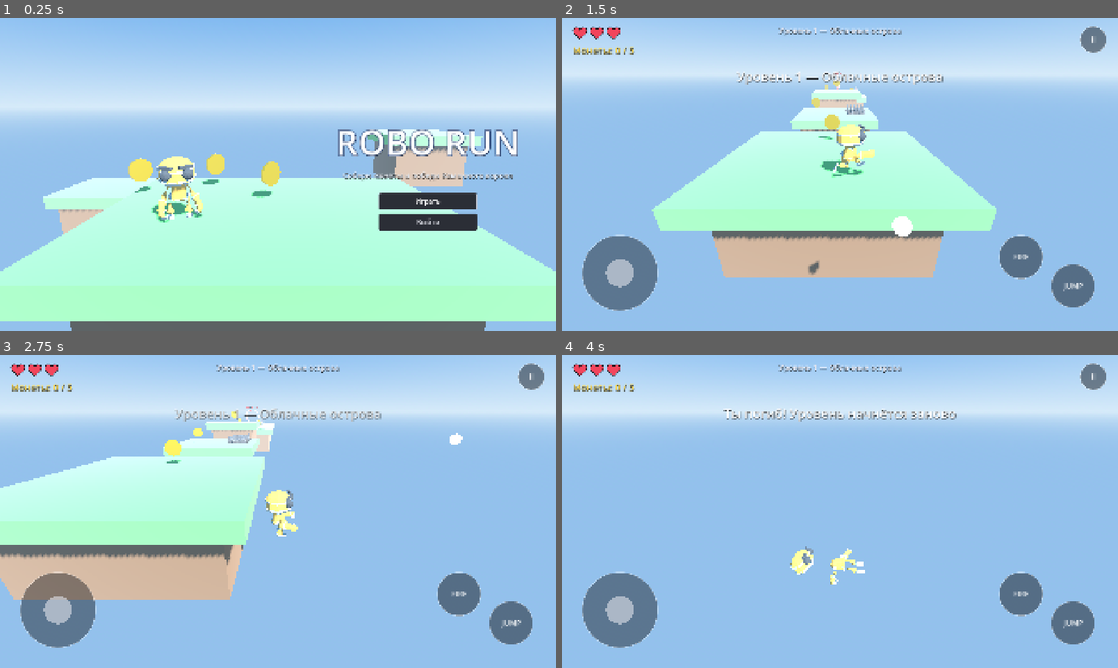
Above: before the commit, frames 1-4 (two rows, left to right).
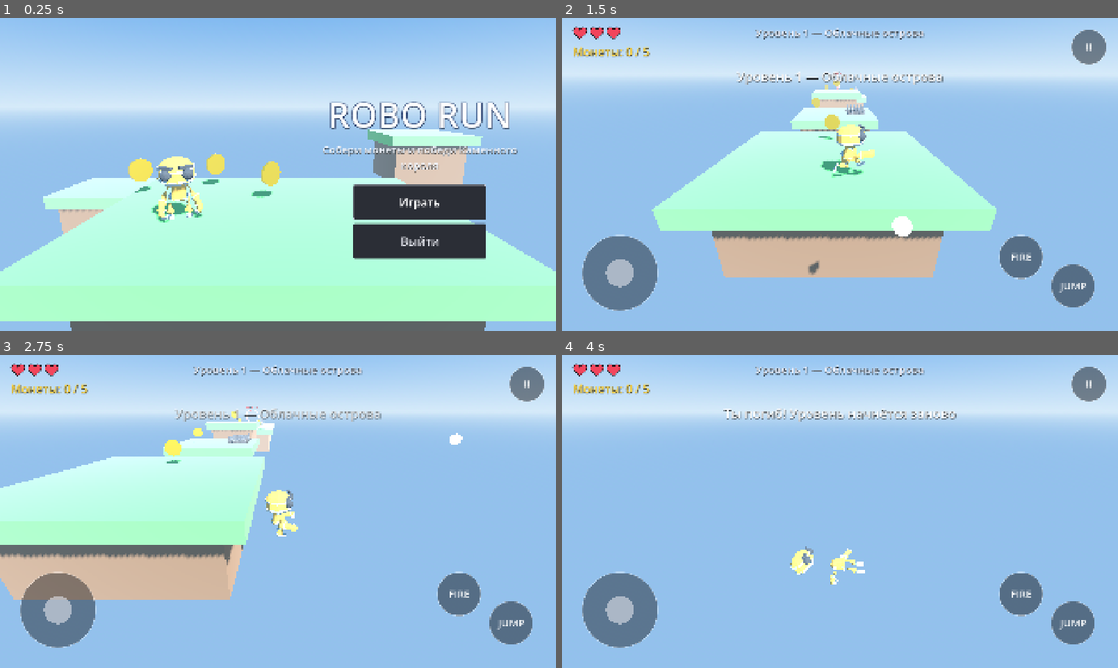
Above: after the commit, the same moments.

Repository: aesthenia/RoboRun
Game: Godot game, scene res://scenes/ui/main_menu.tscn
Two runs of this game, one before a commit and one after it. Both use one fixed random seed, a clock stepped at 60 frames per second and the inputs below.
Inputs (mouse positions are in pixels of both pictures, inside the frame that each line leads up to):
- Up to frame 1 (0.25 s): no input
- Up to frame 2 (1.5 s): click "Играть" at 0.5 s; tap Enter at 1.25 s; move the mouse to (962, 158) at 1.27 s; press the mouse at (962, 158) at 1.28 s; hold D (move_right) from 1.28 s (still down)
- Up to frame 3 (2.75 s): tap Space (jump) at 1.52 s; release D (move_right) at 2 s; release the mouse at (400, 495) at 2 s; drag from (166, 527) to (250, 574) at 2.02 s
- Up to frame 4 (4 s): move the mouse to (895, 442) at 2.77 s; press the mouse at (895, 442) at 2.78 s; hold D (move_right) 2.78-3.5 s; release the mouse at (895, 442) at 3.5 s; drag from (812, 574) to (673, 464) at 3.52 s

The runs differ from the first frame. In frame 1, 8.1% of the frame differs, in the area x 58-94%, y 26-78%; in frame 2, 1.4%; in frame 3, 1.4%; in frame 4, 1.4%.

Commit message:
Put menu, HUD, pause and touch controls in SafeArea; 120px buttons, 36px+ text

Diff:
--- a/scenes/ui/hud.tscn
+++ b/scenes/ui/hud.tscn
@@ -3,6 +3,7 @@
 [ext_resource type="Script" path="res://scripts/ui/hud.gd" id="1_bo48s"]
 [ext_resource type="Theme" path="res://ui/theme.tres" id="2_8qguk"]
 [ext_resource type="Script" path="res://scripts/ui/hearts.gd" id="3_136eg"]
+[ext_resource type="Script" path="res://scripts/ui/safe_area.gd" id="9_safe"]
 
 [sub_resource type="StyleBoxFlat" id="StyleBoxFlat_oj5la"]
 bg_color = Color(0.1, 0.1, 0.12, 0.8)
@@ -30,7 +31,15 @@
 mouse_filter = 2
 theme = ExtResource("2_8qguk")
 
-[node name="TopLeft" type="VBoxContainer" parent="Root" unique_id=1414288334]
+[node name="SafeArea" type="Control" parent="Root" unique_id=731940001]
+layout_mode = 3
+anchors_preset = 15
+anchor_right = 1.0
+anchor_bottom = 1.0
+mouse_filter = 2
+script = ExtResource("9_safe")
+
+[node name="TopLeft" type="VBoxContainer" parent="Root/SafeArea" unique_id=1414288334]
 layout_mode = 0
 offset_left = 36.0
 offset_top = 28.0
@@ -38,23 +47,23 @@
 offset_bottom = 28.0
 mouse_filter = 2
 
-[node name="Hearts" type="Control" parent="Root/TopLeft" unique_id=44862156]
+[node name="Hearts" type="Control" parent="Root/SafeArea/TopLeft" unique_id=44862156]
 unique_name_in_owner = true
 custom_minimum_size = Vector2(200, 56)
 layout_mode = 2
 mouse_filter = 2
 script = ExtResource("3_136eg")
 
-[node name="CoinsLabel" type="Label" parent="Root/TopLeft" unique_id=159601650]
+[node name="CoinsLabel" type="Label" parent="Root/SafeArea/TopLeft" unique_id=159601650]
 unique_name_in_owner = true
 layout_mode = 2
-theme_override_font_sizes/font_size = 32
+theme_override_font_sizes/font_size = 40
 theme_override_colors/font_color = Color(1, 0.85, 0.3, 1)
 theme_override_colors/font_shadow_color = Color(0, 0, 0, 0.55)
 theme_override_constants/shadow_offset_y = 3
 text = "Монеты: 0 / 0"
 
-[node name="LevelLabel" type="Label" parent="Root" unique_id=1069097892]
+[node name="LevelLabel" type="Label" parent="Root/SafeArea" unique_id=1069097892]
 unique_name_in_owner = true
 layout_mode = 0
 anchor_left = 0.5
@@ -62,13 +71,13 @@
 offset_left = -400.0
 offset_top = 24.0
 offset_right = 400.0
-theme_override_font_sizes/font_size = 26
+theme_override_font_sizes/font_size = 36
 theme_override_colors/font_color = Color(0.95, 0.96, 1, 1)
 theme_override_colors/font_shadow_color = Color(0, 0, 0, 0.55)
 theme_override_constants/shadow_offset_y = 3
 horizontal_alignment = 1
 
-[node name="MessageLabel" type="Label" parent="Root" unique_id=475260832]
+[node name="MessageLabel" type="Label" parent="Root/SafeArea" unique_id=475260832]
 unique_name_in_owner = true
 layout_mode = 0
 anchor_left = 0.5
@@ -82,26 +91,26 @@
 theme_override_constants/shadow_offset_y = 3
 horizontal_alignment = 1
 
-[node name="BossBox" type="VBoxContainer" parent="Root" unique_id=1930096712]
+[node name="BossBox" type="VBoxContainer" parent="Root/SafeArea" unique_id=1930096712]
 unique_name_in_owner = true
 layout_mode = 0
 anchor_left = 0.5
 anchor_right = 0.5
 offset_left = -360.0
-offset_top = 70.0
+offset_top = 80.0
 offset_right = 360.0
 mouse_filter = 2
 
-[node name="BossName" type="Label" parent="Root/BossBox" unique_id=1711164489]
+[node name="BossName" type="Label" parent="Root/SafeArea/BossBox" unique_id=1711164489]
 layout_mode = 2
-theme_override_font_sizes/font_size = 30
+theme_override_font_sizes/font_size = 36
 theme_override_colors/font_color = Color(1, 0.75, 0.6, 1)
 theme_override_colors/font_shadow_color = Color(0, 0, 0, 0.55)
 theme_override_constants/shadow_offset_y = 3
 text = "Каменный король"
 horizontal_alignment = 1
 
-[node name="BossBar" type="ProgressBar" parent="Root/BossBox" unique_id=435780386]
+[node name="BossBar" type="ProgressBar" parent="Root/SafeArea/BossBox" unique_id=435780386]
 unique_name_in_owner = true
 custom_minimum_size = Vector2(720, 26)
 layout_mode = 2
@@ -121,41 +130,49 @@
 anchor_bottom = 1.0
 color = Color(0, 0, 0, 0.55)
 
-[node name="Center" type="CenterContainer" parent="Root/PauseMenu" unique_id=2032668692]
+[node name="SafeArea" type="Control" parent="Root/PauseMenu" unique_id=731940002]
+layout_mode = 3
+anchors_preset = 15
+anchor_right = 1.0
+anchor_bottom = 1.0
+mouse_filter = 2
+script = ExtResource("9_safe")
+
+[node name="Center" type="CenterContainer" parent="Root/PauseMenu/SafeArea" unique_id=2032668692]
 layout_mode = 0
 anchor_right = 1.0
 anchor_bottom = 1.0
 
-[node name="Card" type="PanelContainer" parent="Root/PauseMenu/Center" unique_id=1340251220]
+[node name="Card" type="PanelContainer" parent="Root/PauseMenu/SafeArea/Center" unique_id=1340251220]
 layout_mode = 2
 
-[node name="VBox" type="VBoxContainer" parent="Root/PauseMenu/Center/Card" unique_id=1059978057]
+[node name="VBox" type="VBoxContainer" parent="Root/PauseMenu/SafeArea/Center/Card" unique_id=1059978057]
 layout_mode = 2
-theme_override_constants/separation = 12
+theme_override_constants/separation = 20
 
-[node name="Title" type="Label" parent="Root/PauseMenu/Center/Card/VBox" unique_id=1501174436]
+[node name="Title" type="Label" parent="Root/PauseMenu/SafeArea/Center/Card/VBox" unique_id=1501174436]
 layout_mode = 2
-theme_override_font_sizes/font_size = 40
+theme_override_font_sizes/font_size = 56
 theme_override_colors/font_color = Color(1, 1, 1, 1)
 theme_override_colors/font_shadow_color = Color(0, 0, 0, 0.55)
 theme_override_constants/shadow_offset_y = 3
 text = "Пауза"
 horizontal_alignment = 1
 
-[node name="BtnResume" type="Button" parent="Root/PauseMenu/Center/Card/VBox" unique_id=1475864628]
+[node name="BtnResume" type="Button" parent="Root/PauseMenu/SafeArea/Center/Card/VBox" unique_id=1475864628]
 unique_name_in_owner = true
-custom_minimum_size = Vector2(340, 0)
+custom_minimum_size = Vector2(460, 120)
 layout_mode = 2
 text = "Продолжить"
 
-[node name="BtnRestart" type="Button" parent="Root/PauseMenu/Center/Card/VBox" unique_id=1918066312]
+[node name="BtnRestart" type="Button" parent="Root/PauseMenu/SafeArea/Center/Card/VBox" unique_id=1918066312]
 unique_name_in_owner = true
-custom_minimum_size = Vector2(340, 0)
+custom_minimum_size = Vector2(460, 120)
 layout_mode = 2
 text = "Заново"
 
-[node name="BtnMenu" type="Button" parent="Root/PauseMenu/Center/Card/VBox" unique_id=1317410925]
+[node name="BtnMenu" type="Button" parent="Root/PauseMenu/SafeArea/Center/Card/VBox" unique_id=1317410925]
 unique_name_in_owner = true
-custom_minimum_size = Vector2(340, 0)
+custom_minimum_size = Vector2(460, 120)
 layout_mode = 2
 text = "Главное меню"
--- a/scenes/ui/main_menu.tscn
+++ b/scenes/ui/main_menu.tscn
@@ -4,6 +4,7 @@
 [ext_resource type="PackedScene" path="res://assets/models/robot.glb" id="2_x2yvf"]
 [ext_resource type="PackedScene" path="res://scenes/objects/coin.tscn" id="3_uhagc"]
 [ext_resource type="Theme" path="res://ui/theme.tres" id="4_btxxm"]
+[ext_resource type="Script" path="res://scripts/ui/safe_area.gd" id="9_safe"]
 
 [sub_resource type="ProceduralSkyMaterial" id="ProceduralSkyMaterial_wb0q5"]
 sky_top_color = Color(0.25, 0.48, 0.85, 1)
@@ -111,20 +112,28 @@
 mouse_filter = 2
 theme = ExtResource("4_btxxm")
 
-[node name="Column" type="VBoxContainer" parent="UI/Root" unique_id=455924135]
+[node name="SafeArea" type="Control" parent="UI/Root" unique_id=731940004]
+layout_mode = 3
+anchors_preset = 15
+anchor_right = 1.0
+anchor_bottom = 1.0
+mouse_filter = 2
+script = ExtResource("9_safe")
+
+[node name="Column" type="VBoxContainer" parent="UI/Root/SafeArea" unique_id=455924135]
 layout_mode = 0
 anchor_left = 1.0
 anchor_top = 0.5
 anchor_right = 1.0
 anchor_bottom = 0.5
-offset_left = -760.0
-offset_top = -260.0
-offset_right = -160.0
-offset_bottom = 260.0
+offset_left = -820.0
+offset_top = -320.0
+offset_right = -120.0
+offset_bottom = 320.0
 theme_override_constants/separation = 14
 alignment = 1
 
-[node name="Title" type="Label" parent="UI/Root/Column" unique_id=1415877689]
+[node name="Title" type="Label" parent="UI/Root/SafeArea/Column" unique_id=1415877689]
 layout_mode = 2
 theme_override_font_sizes/font_size = 120
 theme_override_colors/font_color = Color(1, 1, 1, 1)
@@ -135,29 +144,30 @@
 text = "ROBO RUN"
 horizontal_alignment = 1
 
-[node name="Subtitle" type="Label" parent="UI/Root/Column" unique_id=1794252817]
+[node name="Subtitle" type="Label" parent="UI/Root/SafeArea/Column" unique_id=1794252817]
 layout_mode = 2
-theme_override_font_sizes/font_size = 26
+theme_override_font_sizes/font_size = 36
 theme_override_colors/font_color = Color(0.95, 0.97, 1, 1)
 theme_override_colors/font_shadow_color = Color(0, 0, 0, 0.55)
 theme_override_constants/shadow_offset_y = 3
 text = "Собери монеты и победи Каменного короля"
 horizontal_alignment = 1
+autowrap_mode = 3
 
-[node name="Gap" type="Control" parent="UI/Root/Column" unique_id=1807691551]
+[node name="Gap" type="Control" parent="UI/Root/SafeArea/Column" unique_id=1807691551]
 custom_minimum_size = Vector2(0, 16)
 layout_mode = 2
 
-[node name="BtnPlay" type="Button" parent="UI/Root/Column" unique_id=428700702]
+[node name="BtnPlay" type="Button" parent="UI/Root/SafeArea/Column" unique_id=428700702]
 unique_name_in_owner = true
-custom_minimum_size = Vector2(340, 0)
+custom_minimum_size = Vector2(460, 120)
 layout_mode = 2
 size_flags_horizontal = 4
 text = "Играть"
 
-[node name="BtnQuit" type="Button" parent="UI/Root/Column" unique_id=2065655515]
+[node name="BtnQuit" type="Button" parent="UI/Root/SafeArea/Column" unique_id=2065655515]
 unique_name_in_owner = true
-custom_minimum_size = Vector2(340, 0)
+custom_minimum_size = Vector2(460, 120)
 layout_mode = 2
 size_flags_horizontal = 4
 text = "Выйти"
--- a/scenes/ui/touch_controls.tscn
+++ b/scenes/ui/touch_controls.tscn
@@ -4,6 +4,7 @@
 [ext_resource type="Theme" path="res://ui/theme.tres" id="2_sayjt"]
 [ext_resource type="Script" path="res://scripts/input/virtual_stick.gd" id="3_vs7rr"]
 [ext_resource type="Script" path="res://scripts/input/touch_button.gd" id="4_0l8t7"]
+[ext_resource type="Script" path="res://scripts/ui/safe_area.gd" id="9_safe"]
 
 [node name="TouchControls" type="CanvasLayer" unique_id=427838577]
 script = ExtResource("1_nk8ty")
@@ -16,7 +17,15 @@
 mouse_filter = 2
 theme = ExtResource("2_sayjt")
 
-[node name="Stick" type="Control" parent="Root" unique_id=1940830592]
+[node name="SafeArea" type="Control" parent="Root" unique_id=731940003]
+layout_mode = 3
+anchors_preset = 15
+anchor_right = 1.0
+anchor_bottom = 1.0
+mouse_filter = 2
+script = ExtResource("9_safe")
+
+[node name="Stick" type="Control" parent="Root/SafeArea" unique_id=1940830592]
 anchors_preset = 0
 anchor_top = 1.0
 anchor_bottom = 1.0
@@ -27,7 +36,7 @@
 mouse_filter = 2
 script = ExtResource("3_vs7rr")
 
-[node name="Jump" type="Control" parent="Root" unique_id=1298522327]
+[node name="Jump" type="Control" parent="Root/SafeArea" unique_id=1298522327]
 anchors_preset = 0
 anchor_left = 1.0
 anchor_top = 1.0
@@ -40,7 +49,7 @@
 mouse_filter = 2
 script = ExtResource("4_0l8t7")
 
-[node name="Fire" type="Control" parent="Root" unique_id=496860331]
+[node name="Fire" type="Control" parent="Root/SafeArea" unique_id=496860331]
 anchors_preset = 0
 anchor_left = 1.0
 anchor_top = 1.0
@@ -55,14 +64,14 @@
 button = 2
 text = "FIRE"
 
-[node name="Pause" type="Control" parent="Root" unique_id=1949806276]
+[node name="Pause" type="Control" parent="Root/SafeArea" unique_id=1949806276]
 anchors_preset = 0
 anchor_left = 1.0
 anchor_right = 1.0
-offset_left = -130.0
-offset_top = 30.0
+offset_left = -160.0
+offset_top = 40.0
 offset_right = -40.0
-offset_bottom = 120.0
+offset_bottom = 160.0
 mouse_filter = 2
 script = ExtResource("4_0l8t7")
 button = 6
--- a/scripts/input/touch_button.gd
+++ b/scripts/input/touch_button.gd
@@ -63,7 +63,7 @@
 	draw_circle(c, r, Color(0.88, 0.89, 0.92, 0.85) if down else Color(0.09, 0.1, 0.12, 0.5))
 	draw_arc(c, r, 0, TAU, 64, Color(1, 1, 1, 0.4), 3, true)
 	var font := get_theme_default_font()
-	var fs := 26
+	var fs := 36
 	var w := font.get_string_size(text, HORIZONTAL_ALIGNMENT_LEFT, -1, fs).x
 	draw_string(font, c + Vector2(-w / 2, fs * 0.35), text, HORIZONTAL_ALIGNMENT_LEFT, -1, fs,
 			Color(0.09, 0.1, 0.12) if down else Color(1, 1, 1, 0.9))
--- a/scripts/input/touch_controls.gd
+++ b/scripts/input/touch_controls.gd
@@ -4,4 +4,4 @@
 
 
 func _ready() -> void:
-	$Root/Fire.visible = show_fire
+	$Root/SafeArea/Fire.visible = show_fire
--- a/ui/theme.tres
+++ b/ui/theme.tres
@@ -117,13 +117,13 @@
 corner_radius_bottom_left = 8
 
 [resource]
-default_font_size = 24
+default_font_size = 36
 Button/colors/font_color = Color(0.88, 0.89, 0.92, 1)
 Button/colors/font_focus_color = Color(1, 1, 1, 1)
 Button/colors/font_hover_color = Color(1, 1, 1, 1)
 Button/colors/font_hover_pressed_color = Color(1, 1, 1, 1)
 Button/colors/font_pressed_color = Color(1, 1, 1, 1)
-Button/font_sizes/font_size = 24
+Button/font_sizes/font_size = 40
 Button/styles/focus = SubResource("btn_focus")
 Button/styles/hover = SubResource("btn_hover")
 Button/styles/hover_pressed = SubResource("btn_pressed")
